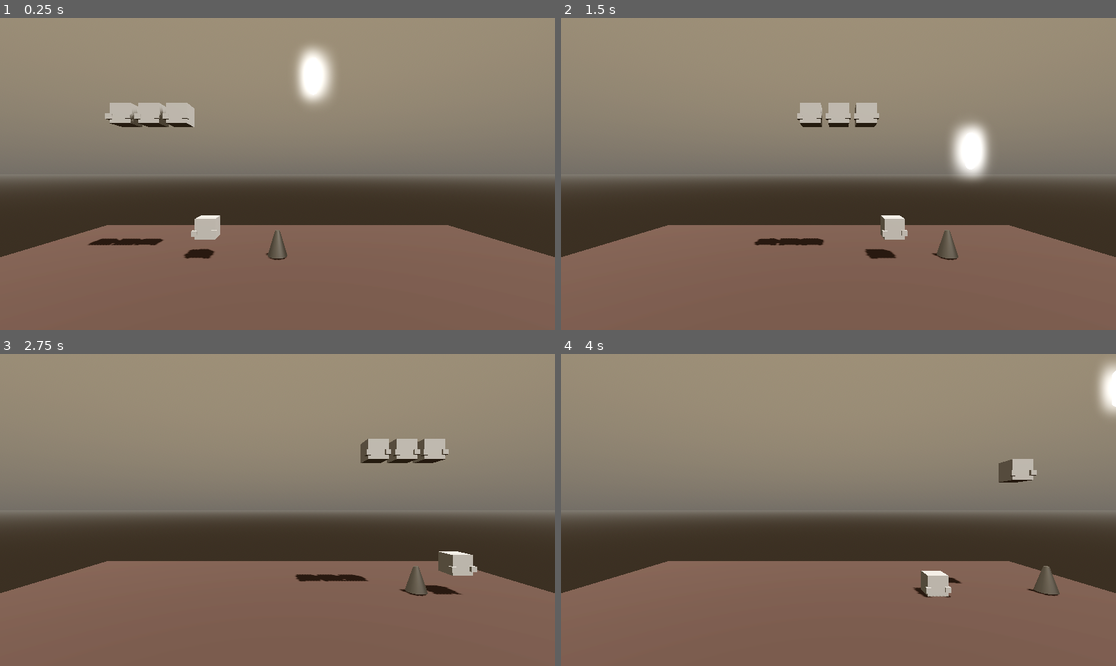
Above: before the commit, frames 1-4 (two rows, left to right).
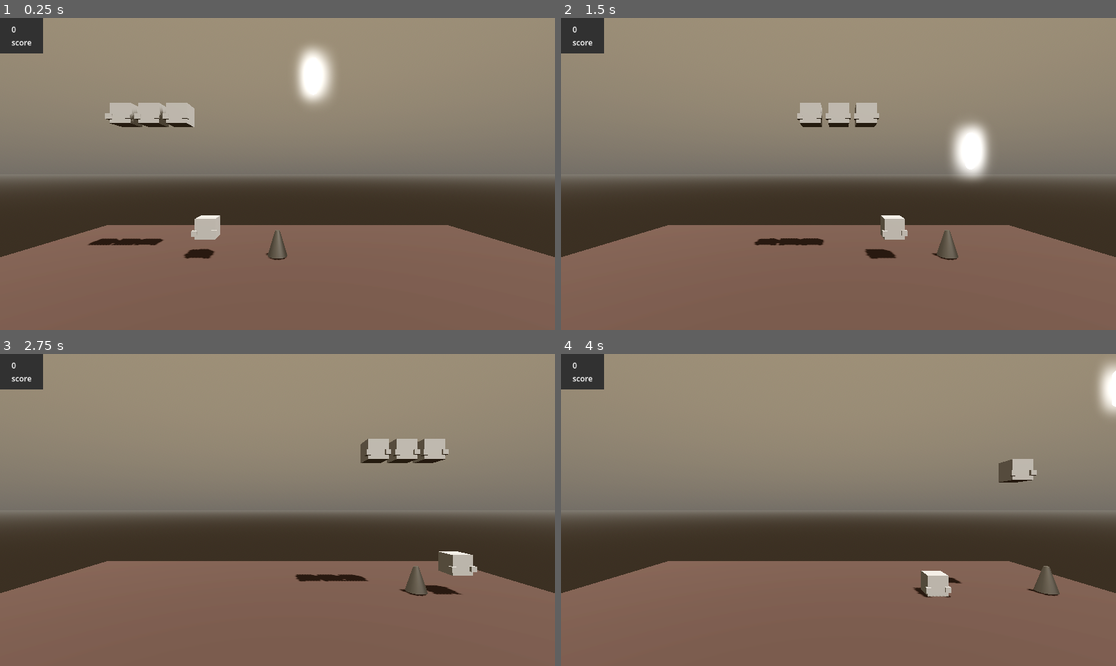
Above: after the commit, the same moments.

Repository: unblinky/space-invaded
Game: Godot game, scene res://Main/Main.tscn
Two runs of this game, one before a commit and one after it. Both use one fixed random seed, a clock stepped at 60 frames per second and the inputs below.
Inputs (mouse positions are in pixels of both pictures, inside the frame that each line leads up to):
- Up to frame 1 (0.25 s): no input
- Up to frame 2 (1.5 s): move the mouse to (960, 158) at 0.52 s; hold D (move_right) 0.53-1.28 s; click (960, 158) at 0.6 s; move the mouse to (727, 189) at 1.27 s; hold A (move_left) from 1.28 s (still down); click (727, 189) at 1.35 s
- Up to frame 3 (2.75 s): move the mouse to (333, 441) at 2.02 s; release A (move_left) at 2.03 s; hold D (move_right) from 2.03 s (still down); click (333, 441) at 2.1 s
- Up to frame 4 (4 s): move the mouse to (810, 572) at 2.77 s; click (810, 572) at 2.85 s; move the mouse to (1005, 556) at 3.52 s; release D (move_right) at 3.53 s; hold A (move_left) from 3.53 s (still down); click (1005, 556) at 3.6 s

The runs differ from the first frame. In frame 1, 0.9% of the frame differs, in the area x 0-8%, y 0-12%; in frame 2, 0.9%; in frame 3, 0.9%; in frame 4, 0.9%.

Commit message:
Hi Score save implemented.

Diff:
--- /dev/null
+++ b/Code/Main/Main.gd
@@ -0,0 +1,2 @@
+extends Node
+class_name Main
--- a/Code/Main/Main.tscn
+++ b/Code/Main/Main.tscn
@@ -1,8 +1,10 @@
-[gd_scene load_steps=9 format=3 uid="uid://b5uc7iqtucmws"]
+[gd_scene load_steps=11 format=3 uid="uid://b5uc7iqtucmws"]
 
 [ext_resource type="PackedScene" uid="uid://cgmi8axpua2u5" path="res://Ship/Ship.tscn" id="1_bypu3"]
+[ext_resource type="Script" path="res://Main/Main.gd" id="1_y22ys"]
 [ext_resource type="PackedScene" uid="uid://b38qmfr6mbgjl" path="res://Invader/Invader.tscn" id="2_vfus7"]
 [ext_resource type="PackedScene" uid="uid://butltys7x2a56" path="res://Lazer/Lazer.tscn" id="3_0l57q"]
+[ext_resource type="PackedScene" uid="uid://bnf7gakl2ocls" path="res://ScoreBoard/ScoreBoard.tscn" id="5_1ebet"]
 
 [sub_resource type="StandardMaterial3D" id="StandardMaterial3D_p76ef"]
 albedo_color = Color(0.211765, 0.152941, 0.137255, 1)
@@ -26,6 +28,7 @@
 glow_enabled = true
 
 [node name="Main" type="Node"]
+script = ExtResource("1_y22ys")
 
 [node name="MeshInstance3D" type="MeshInstance3D" parent="."]
 material_override = SubResource("StandardMaterial3D_p76ef")
@@ -58,3 +61,5 @@
 
 [node name="Lazer" parent="." instance=ExtResource("3_0l57q")]
 transform = Transform3D(1, 0, 0, 0, 1, 0, 0, 0, 1, 1.81542, 4.11219, 0)
+
+[node name="ScoreBoard" parent="." instance=ExtResource("5_1ebet")]
--- /dev/null
+++ b/Code/ScoreBoard/ScoreBoard.gd
@@ -0,0 +1,38 @@
+extends PanelContainer
+class_name ScoreBoard
+
+const SAVE_FILE: String = "user://save_game.dat"
+
+@onready var score_ui = $VBox/ScoreUI
+@onready var hi_score_ui = $VBox/HiScoreUI
+
+var score: int = 0
+var hi_score: int = 0
+
+func _ready():
+	Reset()
+	#SaveData(str(score))
+	LoadData()
+
+func UpdateScore(delta_score: int):
+	score += delta_score
+	score_ui.text = str(score)
+	if score > hi_score:
+		hi_score = score
+		hi_score_ui.text = str(hi_score)
+		SaveData(str(hi_score))
+
+func Reset():
+	score = 0
+	score_ui.text = str(score)
+
+func SaveData(content: String):
+	var file = FileAccess.open(SAVE_FILE, FileAccess.WRITE)
+	file.store_string(content)
+
+func LoadData():
+	var file = FileAccess.open(SAVE_FILE, FileAccess.READ)
+	if file:
+		var content = file.get_as_text()
+		hi_score = int(content)
+		hi_score_ui.text = str(hi_score)
--- /dev/null
+++ b/Code/ScoreBoard/ScoreBoard.tscn
@@ -0,0 +1,25 @@
+[gd_scene load_steps=3 format=3 uid="uid://bnf7gakl2ocls"]
+
+[ext_resource type="Script" path="res://ScoreBoard/ScoreBoard.gd" id="1_i270t"]
+
+[sub_resource type="StyleBoxFlat" id="StyleBoxFlat_j08m7"]
+content_margin_left = 24.0
+content_margin_top = 12.0
+content_margin_right = 24.0
+content_margin_bottom = 12.0
+bg_color = Color(0.192157, 0.192157, 0.192157, 1)
+
+[node name="ScoreBoard" type="PanelContainer"]
+theme_override_styles/panel = SubResource("StyleBoxFlat_j08m7")
+script = ExtResource("1_i270t")
+
+[node name="VBox" type="VBoxContainer" parent="."]
+layout_mode = 2
+
+[node name="ScoreUI" type="Label" parent="VBox"]
+layout_mode = 2
+text = "score"
+
+[node name="HiScoreUI" type="Label" parent="VBox"]
+layout_mode = 2
+text = "score"
--- a/Code/project.godot
+++ b/Code/project.godot
@@ -32,3 +32,7 @@
 "events": [Object(InputEventMouseButton,"resource_local_to_scene":false,"resource_name":"","device":-1,"window_id":0,"a …(258 unchanged characters)…
 ]
 }
+
+[rendering]
+
+renderer/rendering_method="gl_compatibility"
